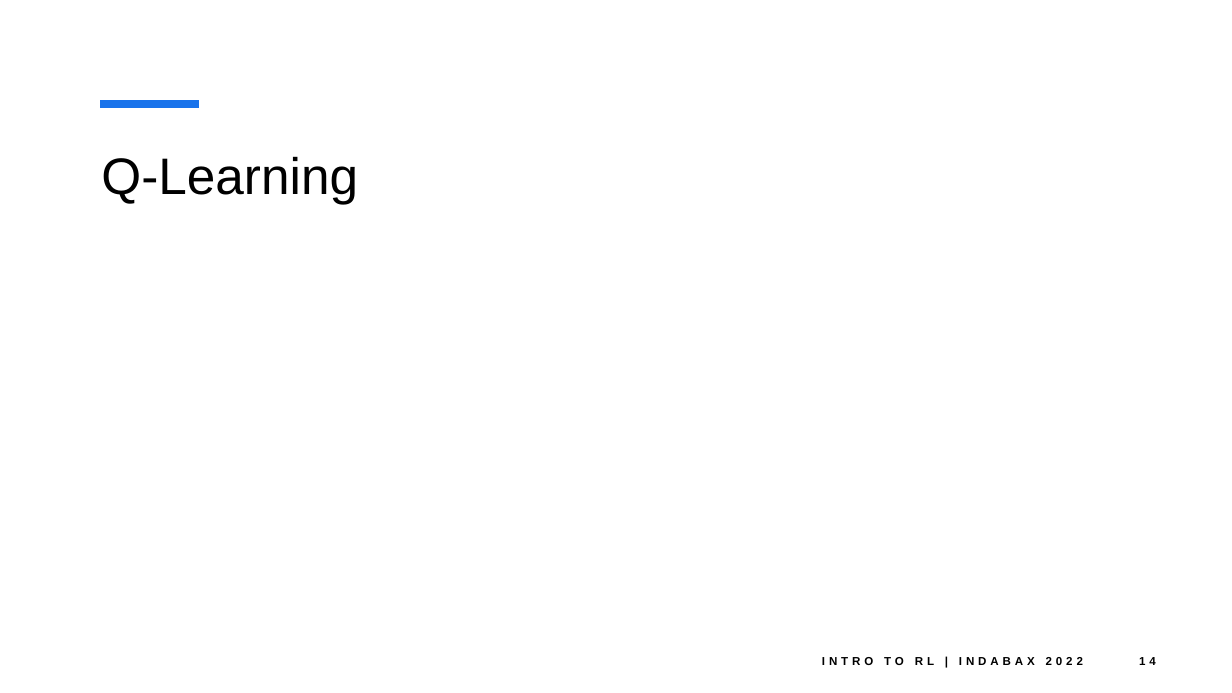
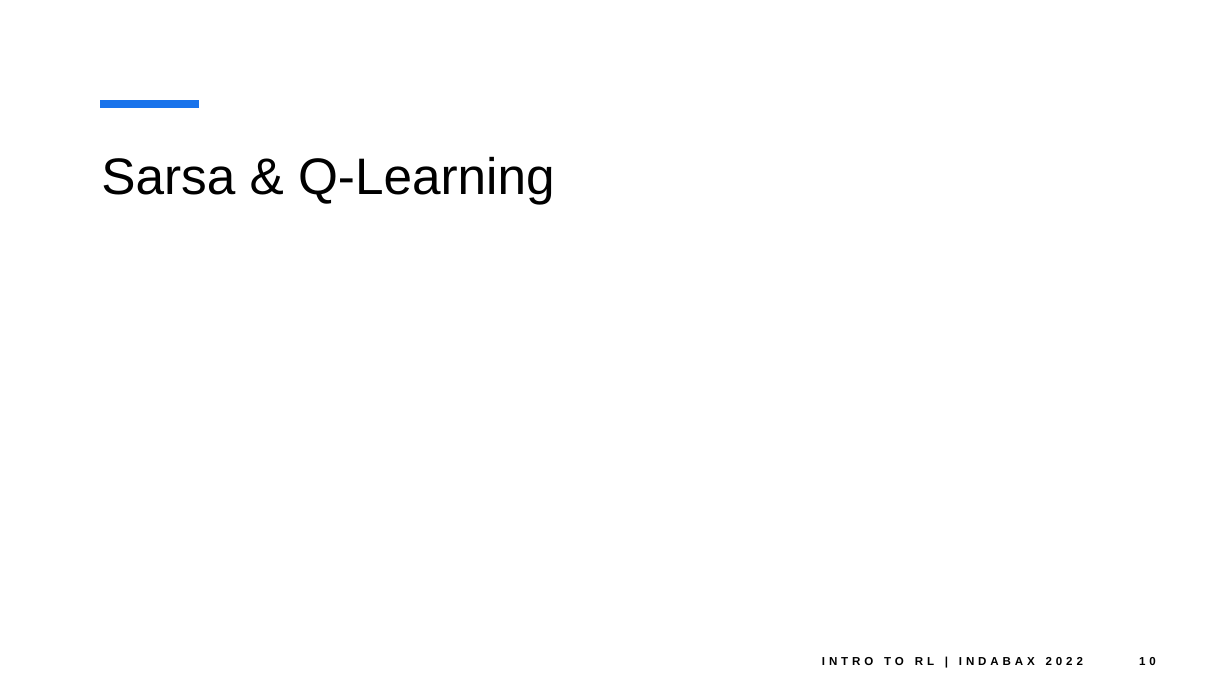
Before and after one commit to ashwineepandey/talk-indabax-2022, a slide deck: slide 10 of IntroToReinforcementLearning_IndabaX2022_001.pptx (slide 14 before the commit). Drawn at 1232x693 pixels with LibreOffice and Linux fonts; fonts in the diff are those of the drawing. Boxes give left, top, right and bottom in pixels: in the first picture for what was removed or moved away, otherwise in the second. Text is boxed around its words. In the diff, an @@ line names an element or a change of style, - is before the commit and + after.

```diff
--- a/IntroToReinforcementLearning_IndabaX2022_001.pptx
+++ b/IntroToReinforcementLearning_IndabaX2022_001.pptx
@@ title at <box>101,156,555,204</box>: text changed @@
-Q-Learning
+Sarsa & Q-Learning
@@ page number at <box>1139,657,1156,665</box>: text changed @@
-14
+10
```
Also in this commit, not shown: 5 other slides changed, 2 slides added, 2 slides removed, 1 other file.
